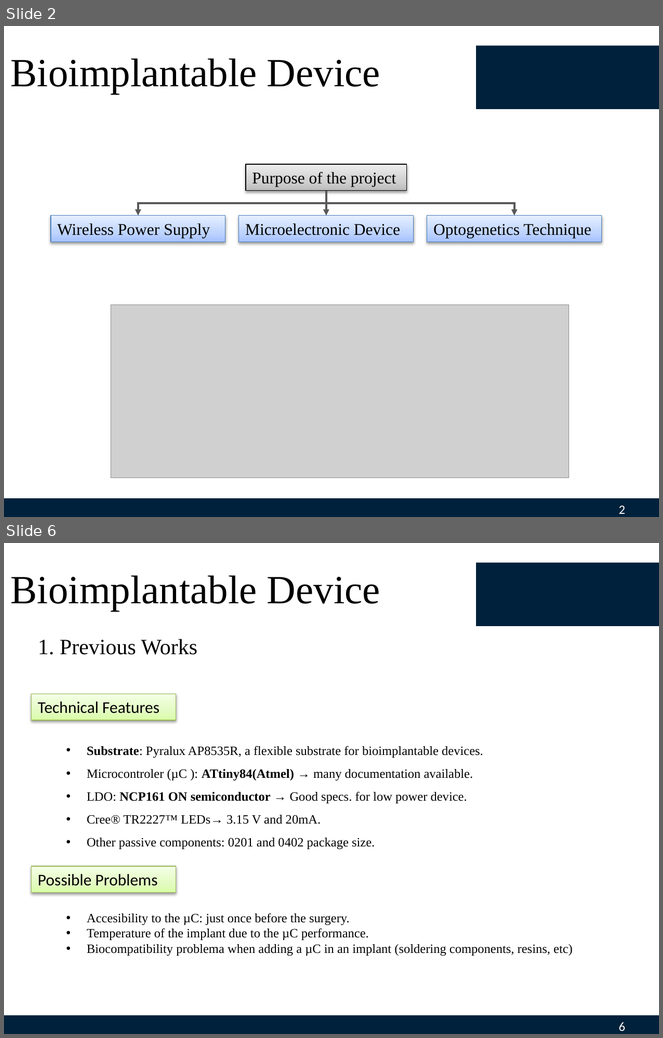
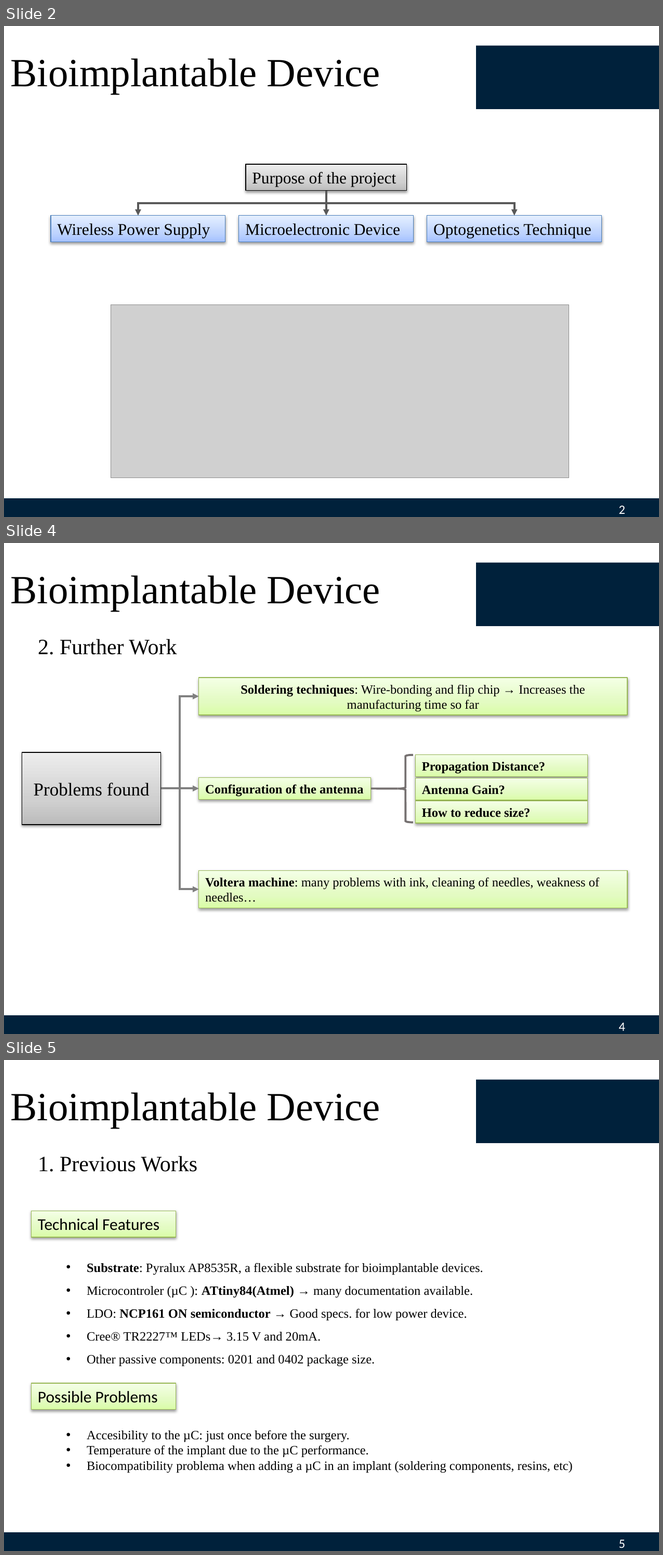
Before and after one commit to GGChe/Bioimplantable_Device, a slide deck: Individual_Contribution/GabrielGaleote/May 15th/May15th.pptx. Shown one above the other, each under a label of ours: slides 2 and 6 before the commit, slides 2, 4 and 5 after it; the slides between them are not shown. The pictures are 663x1038 and 663x1555 pixels, drawn with LibreOffice and Linux fonts; fonts in the diff are those of the drawing; grey boxes stand for pictures; background and template pictures are left out. Boxes give left, top, right and bottom in pixels: in the first picture for what was removed or moved away, otherwise in the second. Text is boxed around its words. In the diff, an @@ line names an element or a change of style, - is before the commit and + after.

```diff
--- a/Individual_Contribution/GabrielGaleote/May 15th/May15th.pptx
+++ b/Individual_Contribution/GabrielGaleote/May 15th/May15th.pptx
@@ slide 4 added at bbox=[4, 543, 659, 1034], background #FFFFFF; not listed: 3 template elements that a slide beside it also shows @@
@@ title added at bbox=[11, 575, 380, 611], 44 pt, text #000000 @@
+Bioimplantable Device
@@ text added at bbox=[38, 639, 177, 655], 24 pt, text #000000 @@
+2. Further Work
@@ rectangle added at bbox=[198, 678, 627, 715], fill gradient #DAFDA7 to #E4FCC2 to #F5FFE7, outline #98B955 0.75 pt, 14 pt, text #000000 @@
+Soldering techniques: Wire-bonding and flip chip → Increases the manufacturing time so far
@@ elbow arrow added from (161, 788) to (198, 696), #808080 2.25 pt @@
@@ rectangle added at bbox=[22, 753, 161, 825], fill gradient #BDBDBD to #D1D1D1 to #EEEEEE, outline #000000 0.75 pt, 20 pt, text #000000 @@
+Problems found
@@ left brace added at bbox=[398, 755, 413, 823], outline #767171 2.25 pt @@
@@ rectangle added at bbox=[415, 755, 588, 777], fill gradient #DAFDA7 to #E4FCC2 to #F5FFE7, outline #98B955 0.75 pt, 14 pt, text #000000, bold @@
+Propagation Distance?
@@ elbow arrow added from (161, 788) to (198, 788), #808080 2.25 pt @@
@@ elbow arrow added from (161, 788) to (198, 890), #808080 2.25 pt @@
@@ rectangle added at bbox=[198, 778, 371, 800], fill gradient #DAFDA7 to #E4FCC2 to #F5FFE7, outline #98B955 0.75 pt, 14 pt, text #000000, bold @@
+Configuration of the antenna
@@ line added from (371, 788) to (398, 788), #767171 2.25 pt @@
@@ rectangle added at bbox=[415, 778, 588, 800], fill gradient #DAFDA7 to #E4FCC2 to #F5FFE7, outline #98B955 0.75 pt, 14 pt, text #000000, bold @@
+Antenna Gain?
@@ rectangle added at bbox=[415, 801, 588, 823], fill gradient #DAFDA7 to #E4FCC2 to #F5FFE7, outline #98B955 0.75 pt, 14 pt, text #000000, bold @@
+How to reduce size?
@@ rectangle added at bbox=[198, 871, 627, 908], fill gradient #DAFDA7 to #E4FCC2 to #F5FFE7, outline #98B955 0.75 pt, 14 pt, text #000000 @@
+Voltera machine: many problems with ink, cleaning of needles, weakness of needles…
@@ what was slide 6 is now slide 5 @@
@@ page number at bbox=[619, 1540, 625, 1548]: text changed @@
-6
+5
```
Also in this commit, not shown: 1 slide changed, 1 other slide added, 8 slides removed.
